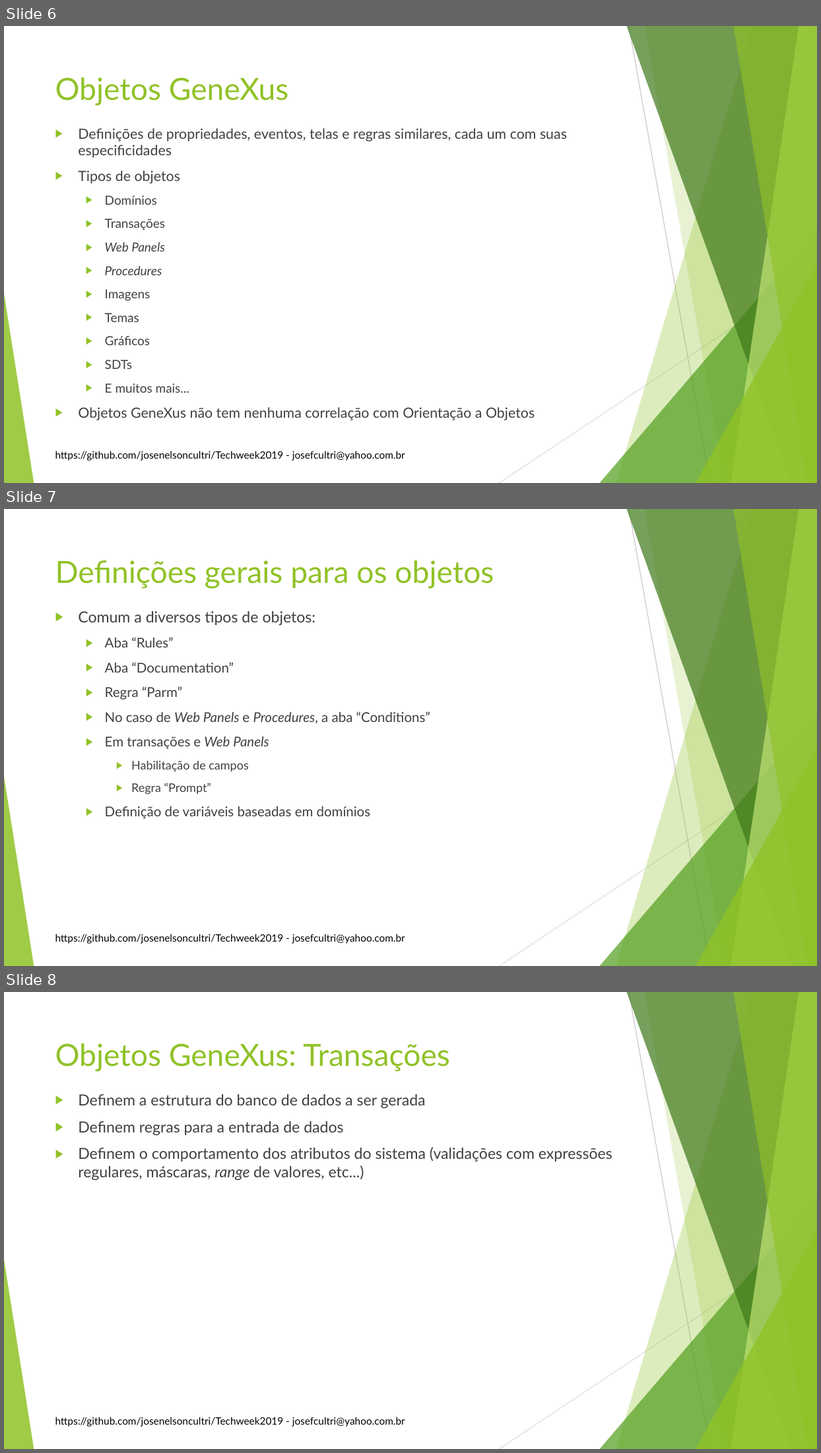
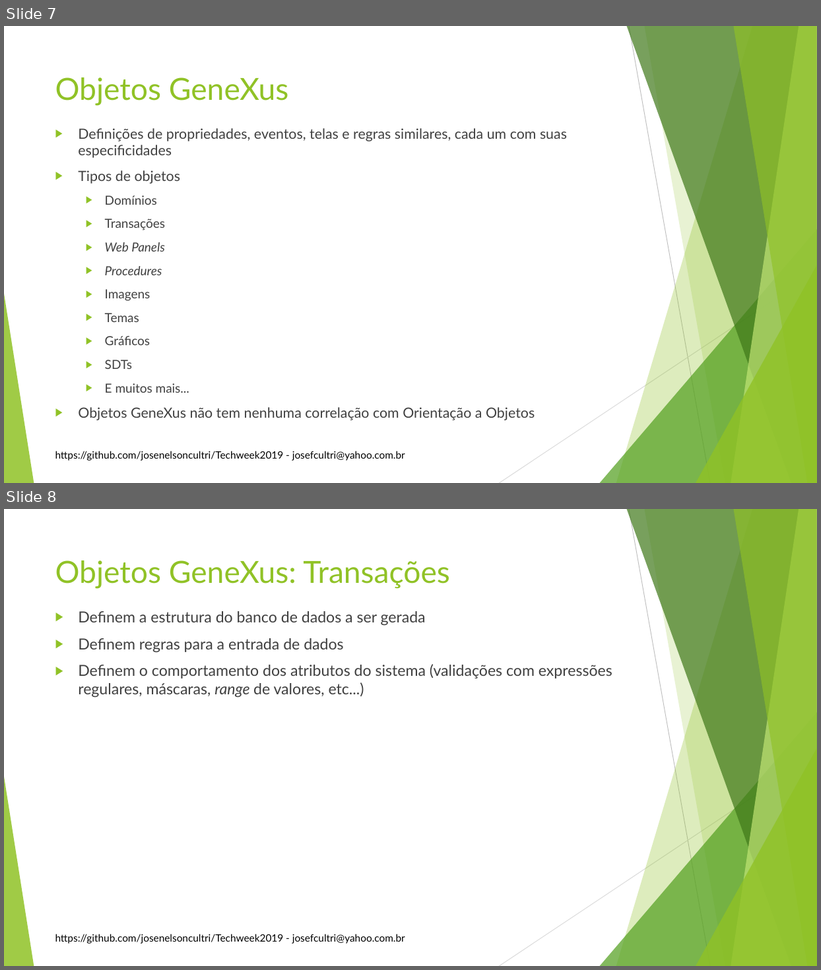
Before and after one commit to josenelsoncultri/Techweek2019, a slide deck: Techweek2019.pptx. Shown one above the other, each under a label of ours: slides 6, 7 and 8 before the commit, slides 7 and 8 after it. The pictures are 821x1453 and 821x970 pixels, drawn with LibreOffice and Linux fonts; fonts in the diff are those of the drawing; background and template pictures are left out. Boxes give left, top, right and bottom in pixels: in the first picture for what was removed or moved away, otherwise in the second. Text is boxed around its words. In the diff, an @@ line names an element or a change of style, - is before the commit and + after.

```diff
--- a/Techweek2019.pptx
+++ b/Techweek2019.pptx
@@ slide 7 removed at (4, 509, 817, 966), background #FFFFFF; not listed: 11 template elements that a slide beside it also shows @@
@@ title removed at (55, 560, 494, 589) @@
-Definições gerais para os objetos
@@ text removed at (78, 611, 430, 819) @@
-▶ Comum a diversos tipos de objetos:
-  ▶ Aba “Rules”
-  ▶ Aba “Documentation”
-  ▶ Regra “Parm”
-  ▶ No caso de Web Panels e Procedures, a aba “Conditions”
-  ▶ Em transações e Web Panels
-    ▶ Habilitação de campos
-    ▶ Regra “Prompt”
-  ▶ Definição de variáveis baseadas em domínios
@@ what was slide 6 is now slide 7 @@
```
Also in this commit, not shown: 2 slides changed, 1 slide added, 1 other file.
